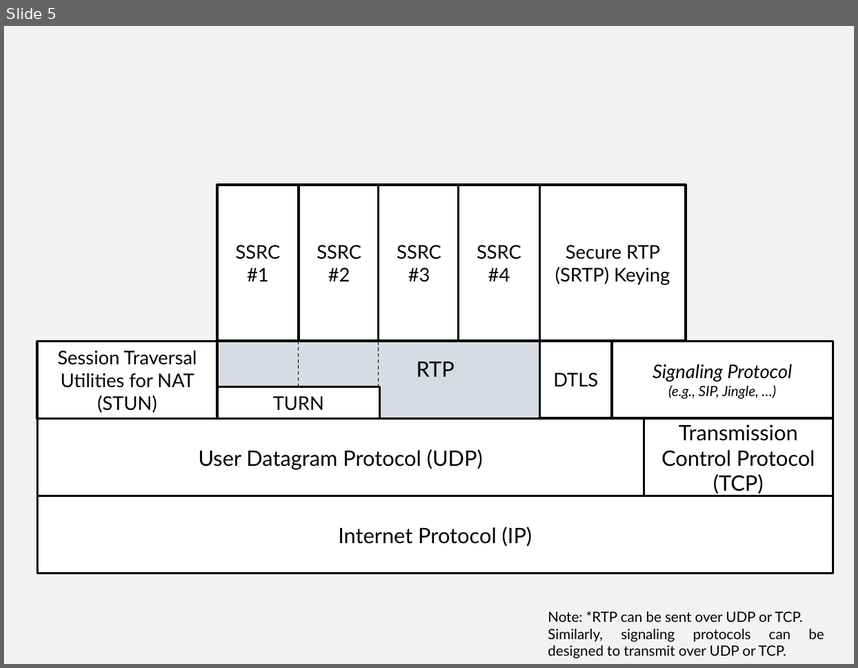
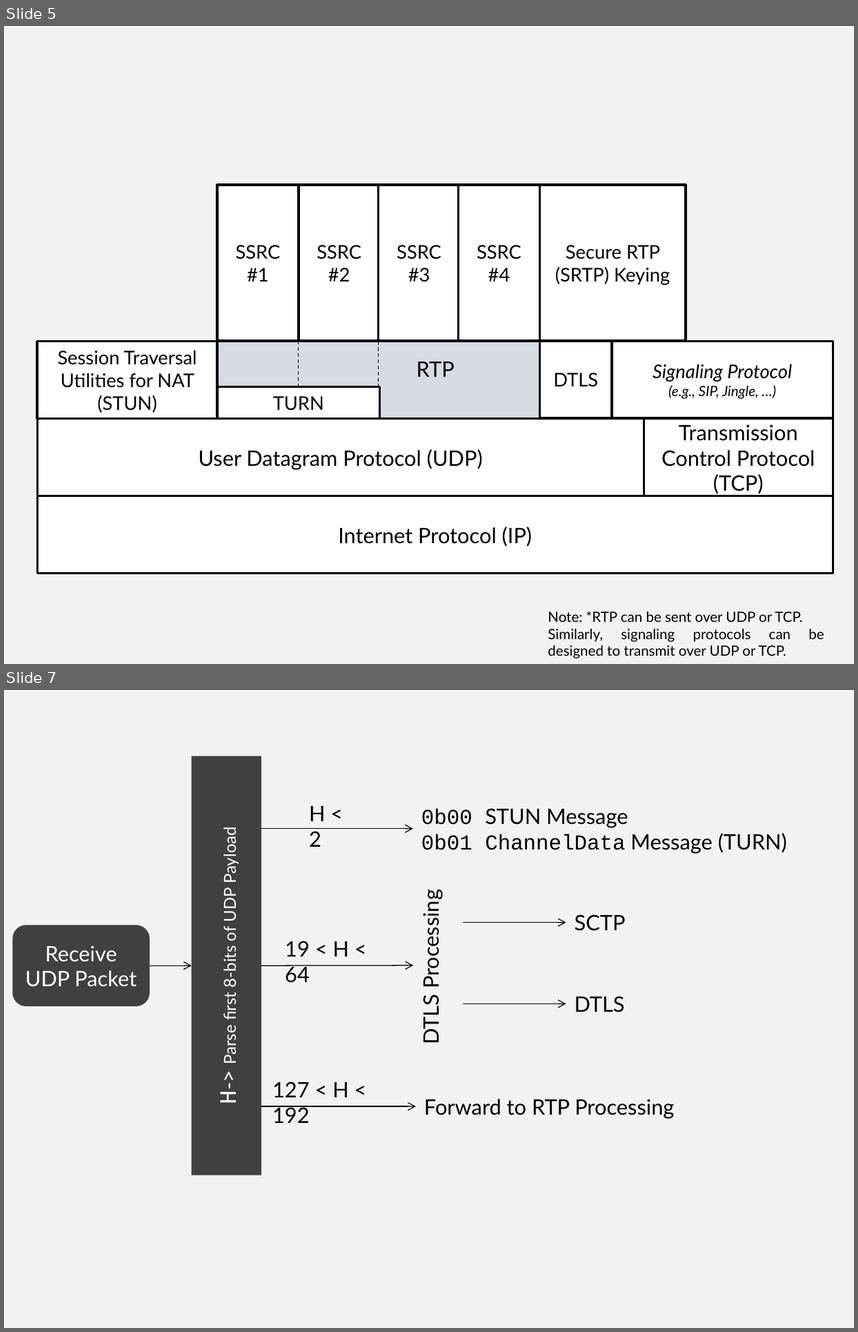
Before and after one commit to vr000m/PhD-thesis, a slide deck: graphs/source/chap5-src.pptx. Shown one above the other, each under a label of ours: slide 5 before the commit, slides 5 and 7 after it; the slides between them are not shown. The pictures are 858x668 and 858x1332 pixels, drawn with LibreOffice and Linux fonts; fonts in the diff are those of the drawing. Boxes give left, top, right and bottom in pixels: in the first picture for what was removed or moved away, otherwise in the second. Text is boxed around its words. In the diff, an @@ line names an element or a change of style, - is before the commit and + after.

```diff
--- a/graphs/source/chap5-src.pptx
+++ b/graphs/source/chap5-src.pptx
@@ slide 7 added at <box>4,690,854,1328</box>, background #F2F2F2 @@
@@ rectangle added at <box>192,756,261,1175</box>, fill #404040, 14 pt, text #FFFFFF @@
+H-> Parse first 8-bits of UDP Payload
@@ text added at <box>309,806,326,847</box>, 18 pt, text #000000 @@
+H < 2
@@ text added at <box>421,808,787,854</box>, 18 pt, text #000000 @@
+0b00 STUN Message
+0b01 ChannelData Message (TURN)
@@ arrow added from (261, 829) to (413, 829), #000000 0.75 pt @@
@@ text added at <box>418,901,444,1043</box>, 18 pt, text #000000 @@
+DTLS Processing
@@ text added at <box>575,914,626,931</box>, 18 pt, text #000000 @@
+SCTP
@@ rounded rectangle added at <box>12,925,150,1006</box>, fill #404040, 18 pt, text #FFFFFF @@
+Receive
+UDP Packet
@@ arrow added from (462, 922) to (566, 922), #000000 0.75 pt @@
@@ text added at <box>285,940,350,983</box>, 18 pt, text #000000 @@
+19 < H < 64
@@ arrow added from (150, 965) to (192, 965), #000000 0.75 pt @@
@@ arrow added from (261, 965) to (414, 965), #000000 0.75 pt @@
@@ text added at <box>575,996,625,1012</box>, 18 pt, text #000000 @@
+DTLS
@@ arrow added from (462, 1004) to (566, 1004), #000000 0.75 pt @@
@@ text added at <box>272,1081,349,1123</box>, 18 pt, text #000000 @@
+127 < H < 192
@@ text added at <box>424,1098,674,1118</box>, 18 pt, text #000000 @@
+Forward to RTP Processing
@@ arrow added from (261, 1107) to (415, 1107), #000000 0.75 pt @@
```
Also in this commit, not shown: 1 other slide added.
